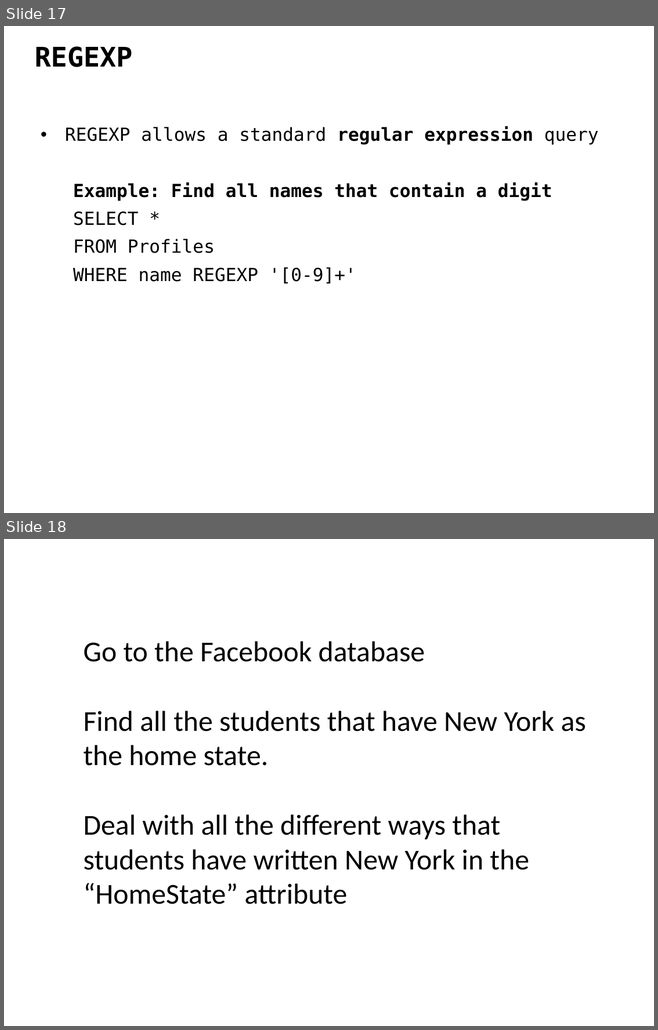
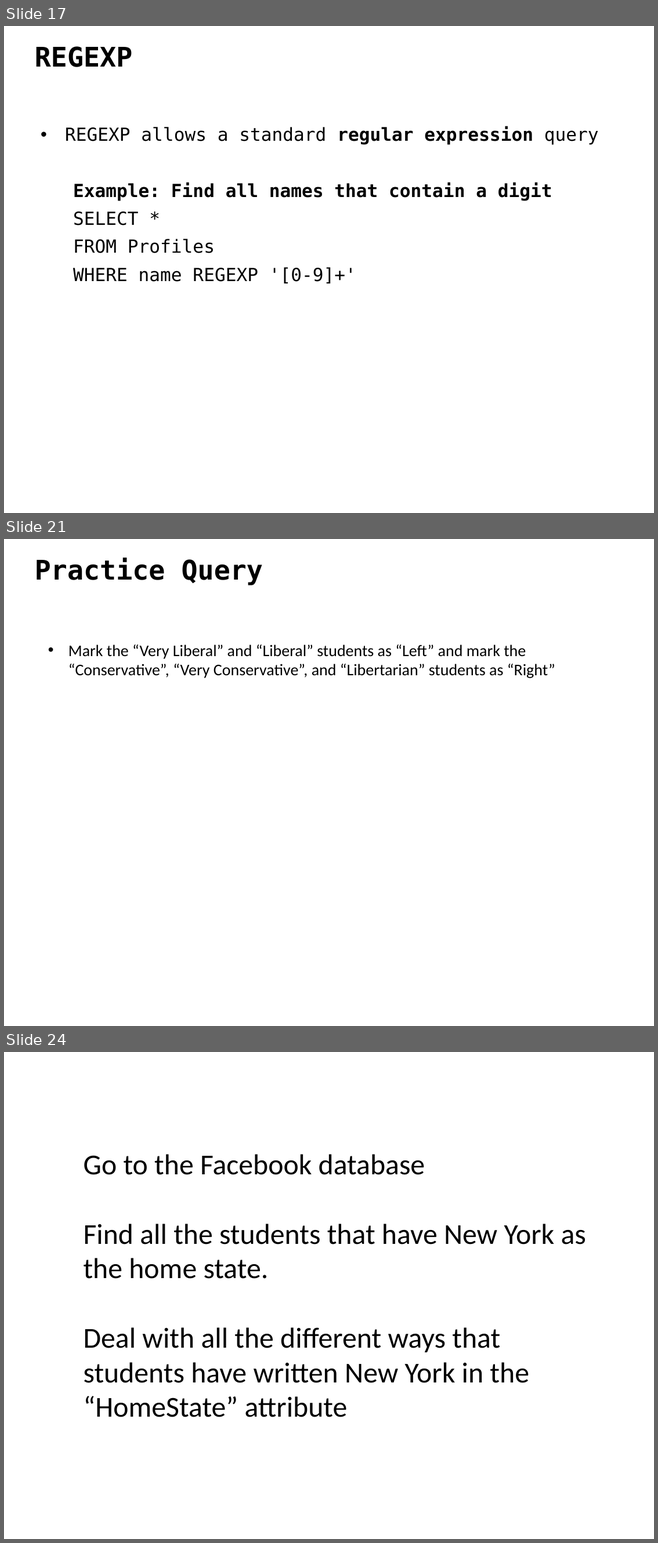
Before and after one commit to ipeirotis/introduction-to-databases, a slide deck: session3/B3-SQL_Filtering.pptx. Shown one above the other, each under a label of ours: slides 17 and 18 before the commit, slides 17, 21 and 24 after it; the slides between them are not shown. The pictures are 658x1030 and 658x1543 pixels, drawn with LibreOffice and Linux fonts; fonts in the diff are those of the drawing. Boxes give left, top, right and bottom in pixels: in the first picture for what was removed or moved away, otherwise in the second. Text is boxed around its words. In the diff, an @@ line names an element or a change of style, - is before the commit and + after.

```diff
--- a/session3/B3-SQL_Filtering.pptx
+++ b/session3/B3-SQL_Filtering.pptx
@@ slide 21 added at box(4, 539, 654, 1026), background #FFFFFF @@
@@ text added at box(35, 558, 263, 585), 30 pt, text #000000, bold @@
+Practice Query
@@ text added at box(68, 645, 555, 678), 18 pt, text #000000 @@
+• Mark the “Very Liberal” and “Liberal” students as “Left” and mark the “Conservative”, “Very Conservative”, and “Libertarian” students as “Right”
@@ what was slide 18 is now slide 24 @@
```
Also in this commit, not shown: 5 other slides added.
